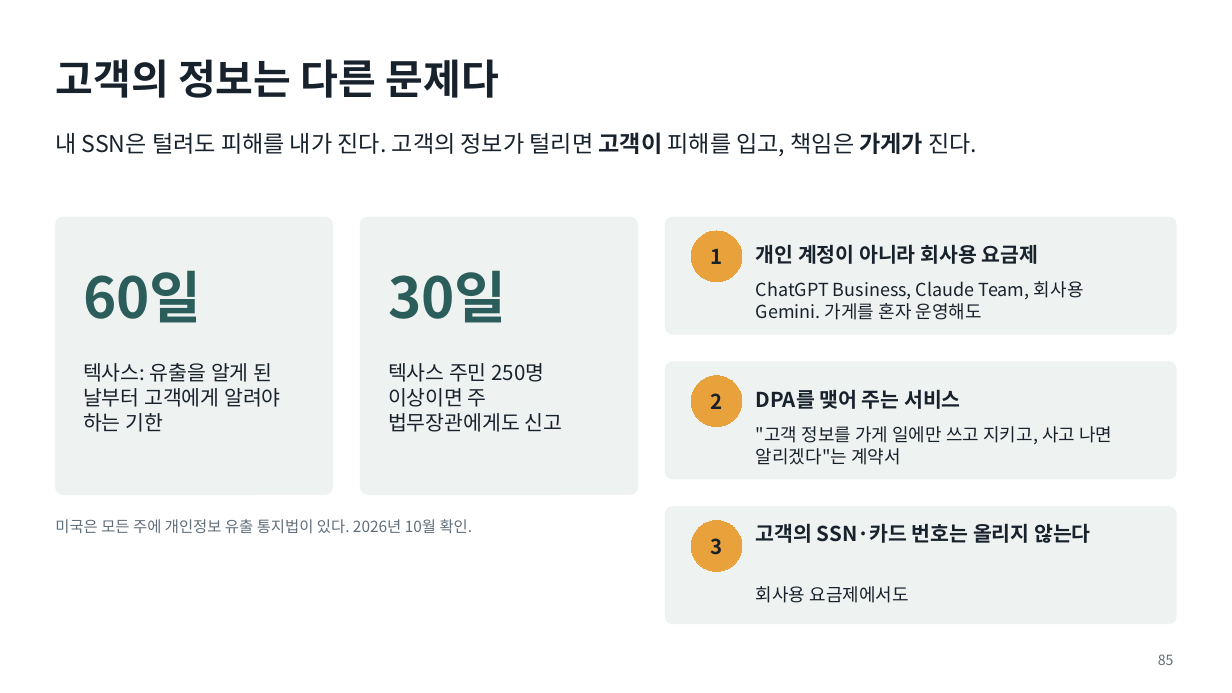
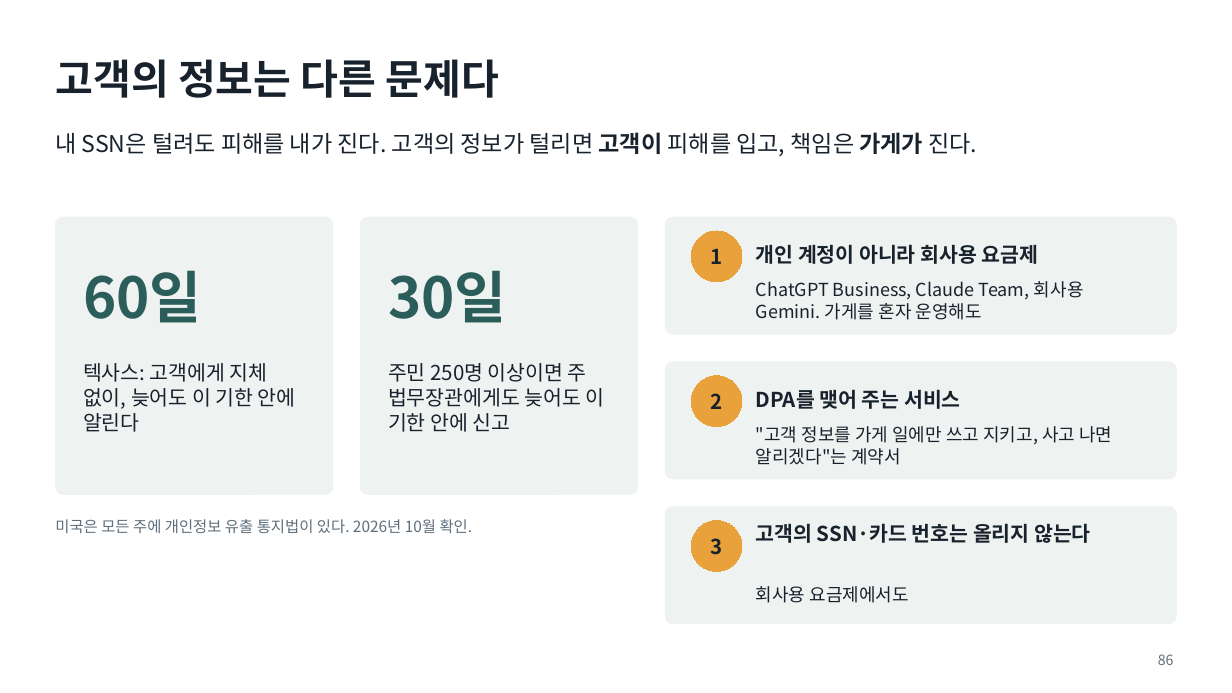
Before and after one commit to aplaxas/AI-Harness, a slide deck: slide 86 of courses/ai-for-work/1-week/decks/1주차-AI와-일하는-법.pptx (slide 85 before the commit). Drawn at 1232x693 pixels with LibreOffice and Linux fonts; fonts in the diff are those of the drawing. Boxes give left, top, right and bottom in pixels: in the first picture for what was removed or moved away, otherwise in the second. Text is boxed around its words. In the diff, an @@ line names an element or a change of style, - is before the commit and + after.

```diff
--- a/courses/ai-for-work/1-week/decks/1주차-AI와-일하는-법.pptx
+++ b/courses/ai-for-work/1-week/decks/1주차-AI와-일하는-법.pptx
@@ text at bbox=[83, 363, 296, 432]: text changed @@
-텍사스: 유출을 알게 된 날부터 고객에게 알려야 하는 기한
+텍사스: 고객에게 지체 없이, 늦어도 이 기한 안에 알린다
@@ text at bbox=[388, 363, 605, 432]: text changed @@
-텍사스 주민 250명 이상이면 주 법무장관에게도 신고
+주민 250명 이상이면 주 법무장관에게도 늦어도 이 기한 안에 신고
@@ page number at bbox=[1158, 654, 1174, 665]: text changed @@
-85
+86
```
Also in this commit, not shown: 22 other slides changed, 1 slide added, 15 other files.
